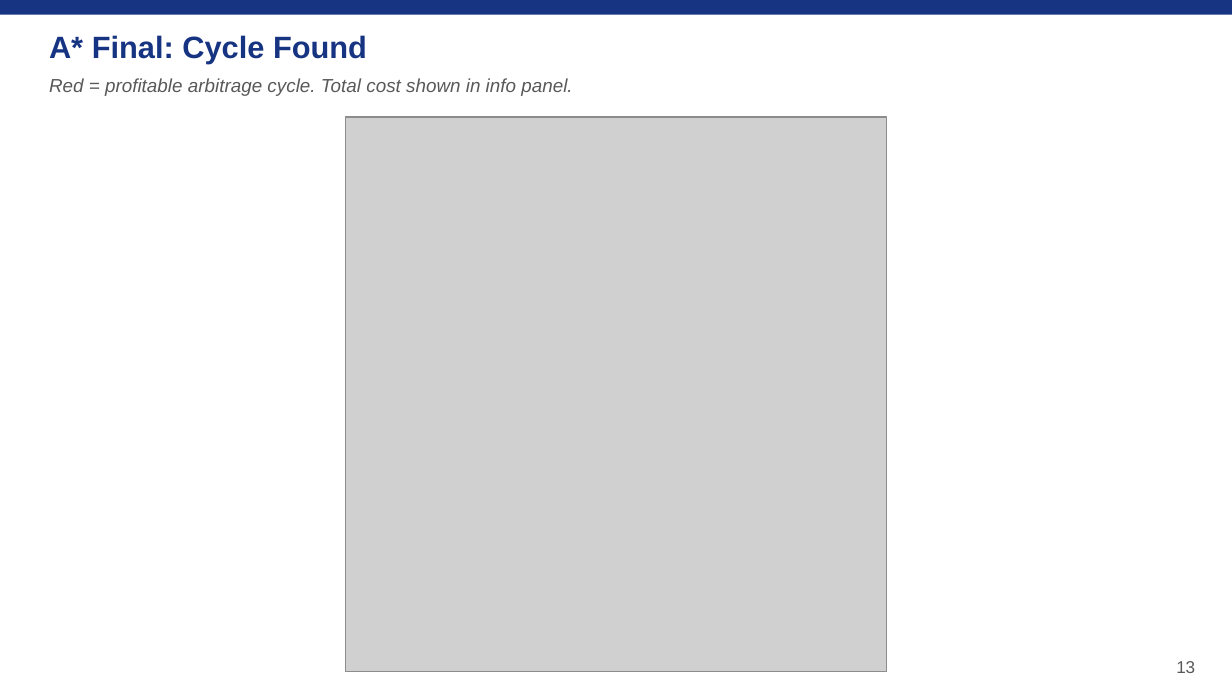
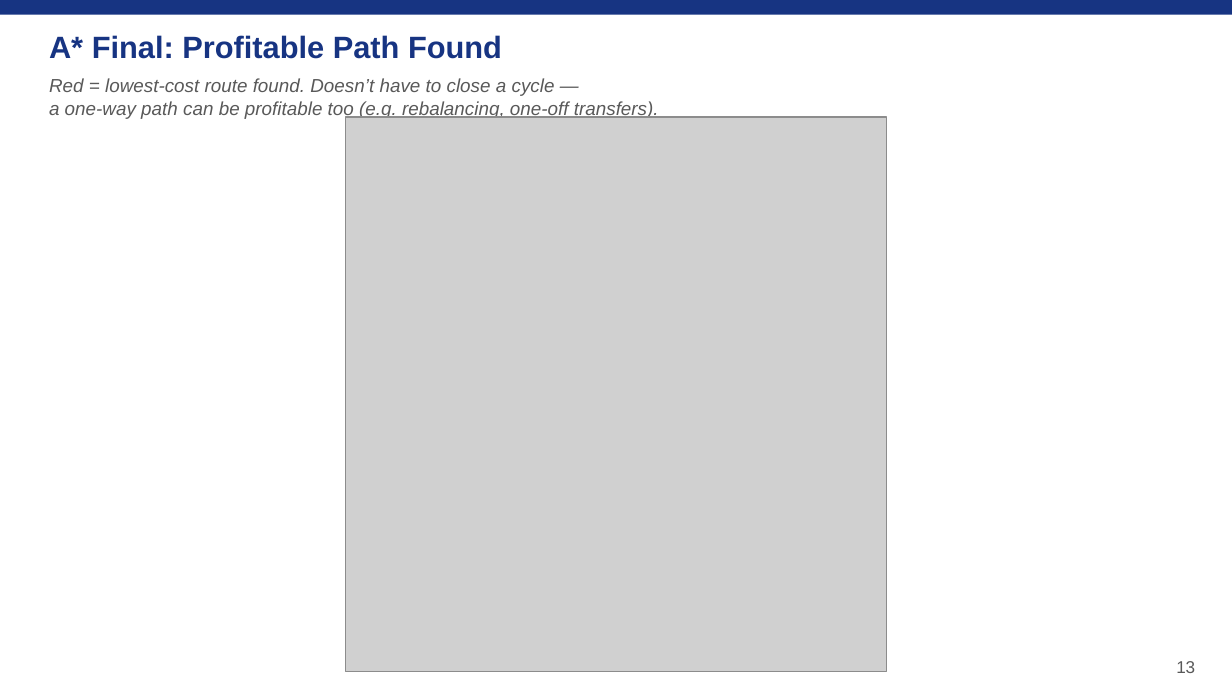
Before and after one commit to kevinl03/Stablecoin-CrossExchange-Arbitrage, a slide deck: slide 13 of astar_arbitrage_deck.pptx. Drawn at 1232x693 pixels with LibreOffice and Linux fonts; fonts in the diff are those of the drawing; grey boxes stand for pictures. Boxes give left, top, right and bottom in pixels: in the first picture for what was removed or moved away, otherwise in the second. Text is boxed around its words. In the diff, an @@ line names an element or a change of style, - is before the commit and + after.

```diff
--- a/astar_arbitrage_deck.pptx
+++ b/astar_arbitrage_deck.pptx
@@ text at [49,35,502,59]: text changed @@
-A* Final: Cycle Found
+A* Final: Profitable Path Found
@@ text at [49,78,659,119]: text changed @@
-Red = profitable arbitrage cycle. Total cost shown in info panel.
+Red = lowest-cost route found. Doesn’t have to close a cycle —
+a one-way path can be profitable too (e.g. rebalancing, one-off transfers).
```
Also in this commit, not shown: 4 other slides changed, 1 other file.
